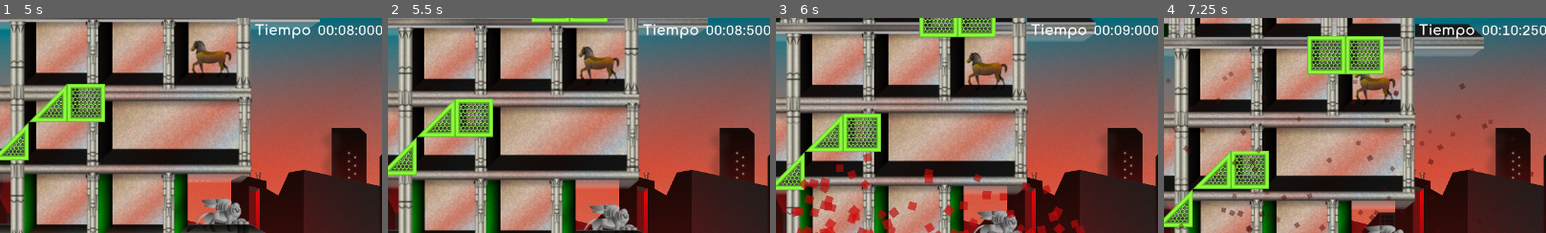
Above: before the commit, frames 1-4 (left to right).
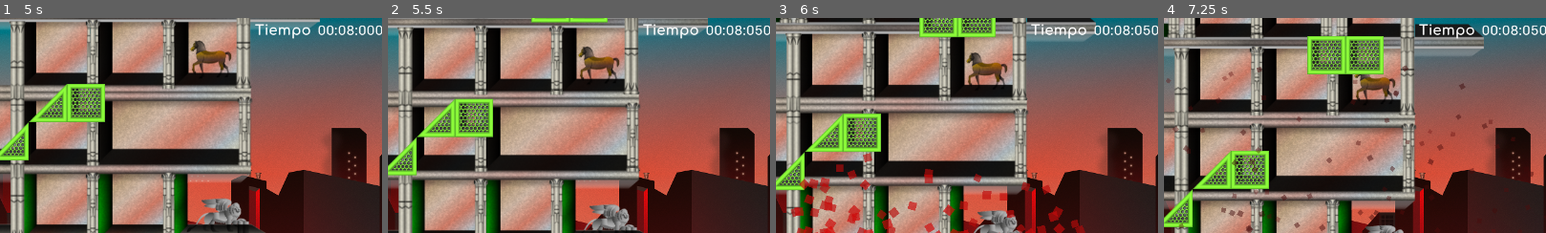
Above: after the commit, the same moments.

Repository: codeattack-medialab/AlwaysGoUp
Game: Godot game, scene res://Start.tscn
Two runs of this game, one before a commit and one after it. Both use one fixed random seed, a clock stepped at 60 frames per second and the inputs below.
Inputs:
- Up to frame 1 (5 s): hold Right (move_right) 0.53-2.03 s; tap Up (jump) at 0.77, 1.52, 3.02, 3.77, 4.52 s; hold Left (move_left) 2.03-2.78 s; hold Right (move_right) 2.78-4.28 s; hold Left (move_left) from 4.28 s (still down)
- Up to frame 2 (5.5 s): release Left (move_left) at 5.03 s; hold Right (move_right) from 5.03 s (still down)
- Up to frame 3 (6 s): release Right (move_right) at 5.78 s; hold Left (move_left) from 5.78 s (still down)
- Up to frame 4 (7.25 s): keep holding Left (move_left); tap Up (jump) at 6.02, 6.77 s
The pictures show only the part of the screen within x 46-96%, y 1-51%; the shares and areas given below are measured in that part.

Frame 1 is identical in both runs. In frame 2, less than 0.1% of the frame differs, in the area x 94-98%, y 3-7%; in frame 3, less than 0.1%; in frame 4, 0.1%, in the area x 88-96%, y 3-8%.
Error after the commit: Invalid set index 'text' (on base: 'Label (ScoreInMeters.gd)') with value of type 'int'. (res://ScoreInMeters.gd:13)

Commit message:
Send height and end of game information to HUD

Diff:
--- a/game.gd
+++ b/game.gd
@@ -1,10 +1,13 @@
 extends Node
 
 var fire_position = 1140
+var best_score = 0
+var character_dead = false
 
 func _ready():
 	randomize()
 	$Fire.position.y = fire_position
+	$HUD.update_height(0)
 
 func _process(delta):
 	var velocity = 50
@@ -16,3 +19,13 @@
 	fire_position -= velocity * delta
 	$Fire.position.y = fire_position
 	$Character.dead_zone = fire_position
+
+	if $Character.dead:
+		if not character_dead:
+			$HUD.record_time()
+			character_dead = true
+	else:
+		var new_score = int((700 - $Character.position.y) / 64)
+		if new_score > best_score:
+			best_score = new_score
+			$HUD.update_height(best_score)
